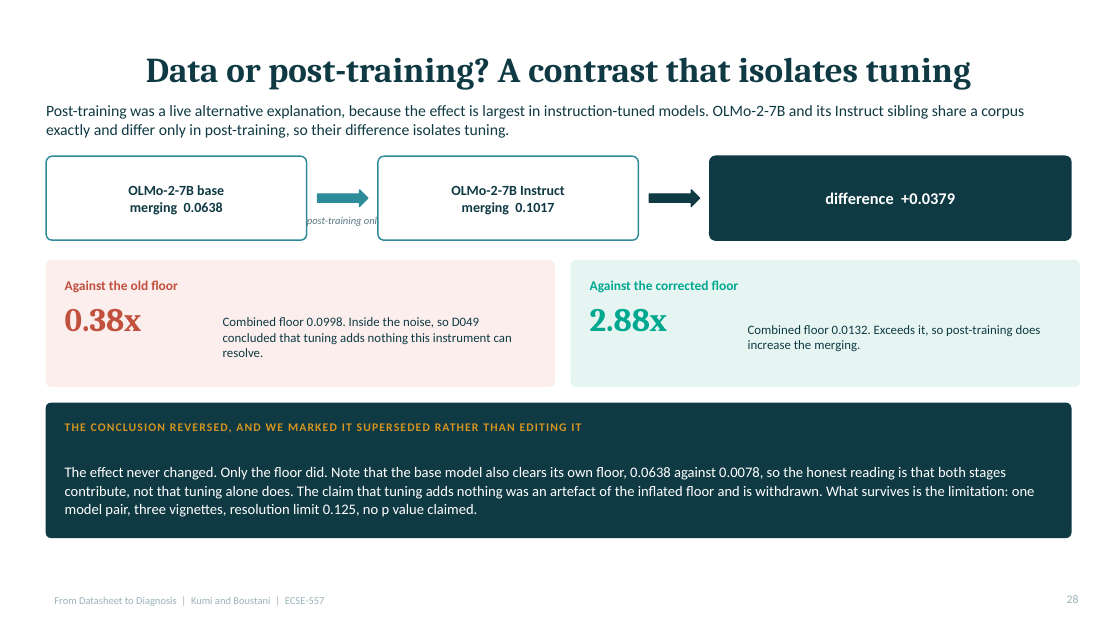
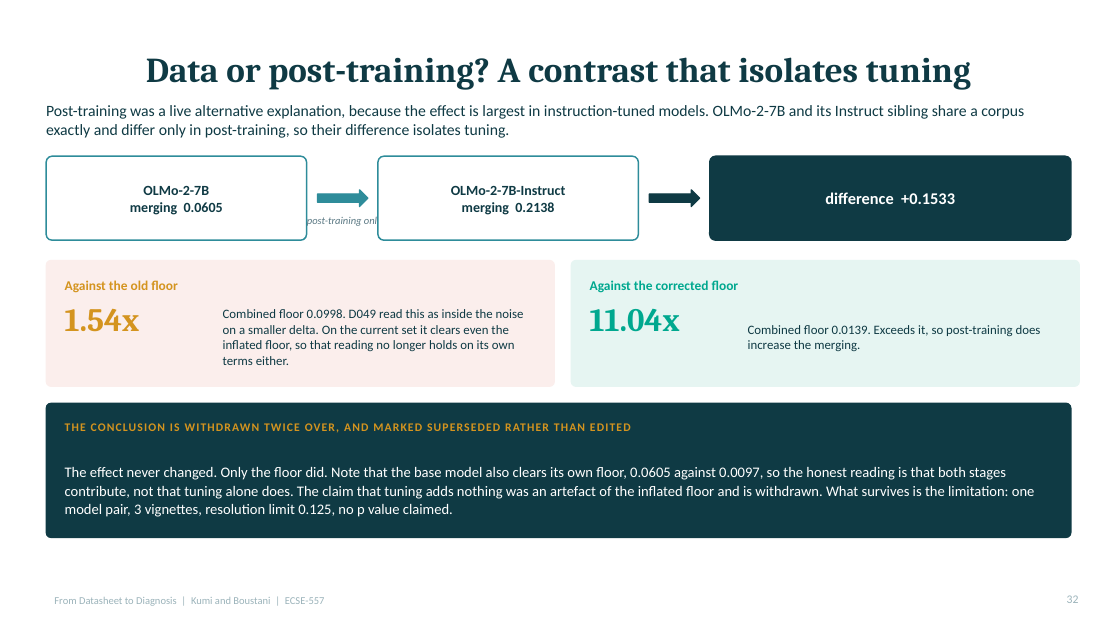
Before and after one commit to Evans-Junior/datasheet-to-diagnosis-audit, a slide deck: slide 32 of Datasheet_to_Diagnosis_Presentation.pptx (slide 28 before the commit). Drawn at 1120x630 pixels with LibreOffice and Linux fonts; fonts in the diff are those of the drawing. Boxes give left, top, right and bottom in pixels: in the first picture for what was removed or moved away, otherwise in the second. Text is boxed around its words. In the diff, an @@ line names an element or a change of style, - is before the commit and + after.

```diff
--- a/Datasheet_to_Diagnosis_Presentation.pptx
+++ b/Datasheet_to_Diagnosis_Presentation.pptx
@@ text at [130,186,223,215]: text changed @@
-OLMo-2-7B base
-merging 0.0638
+OLMo-2-7B
+merging 0.0605
@@ text at [451,186,566,215]: text changed @@
-OLMo-2-7B Instruct
-merging 0.1017
+OLMo-2-7B-Instruct
+merging 0.2138
@@ text at [825,192,955,204]: text changed @@
-difference +0.0379
+difference +0.1533
@@ text "Against the old floor" at [65,280,178,293]: text colour #C2503F to #D4941F @@
@@ text at [65,309,140,332]: text changed; text colour #C2503F to #D4941F @@
-0.38x
+1.54x
@@ text at [223,309,524,365]: text changed @@
-Combined floor 0.0998. Inside the noise, so D049 concluded that tuning adds nothing this instrument can resolve.
+Combined floor 0.0998. D049 read this as inside the noise on a smaller delta. On the current set it clears even the inflated floor, so that reading no longer holds on its own terms either.
@@ text at [590,309,680,332]: text changed @@
-2.88x
+11.04x
@@ text at [748,325,1041,351]: text changed @@
-Combined floor 0.0132. Exceeds it, so post-training does increase the merging.
+Combined floor 0.0139. Exceeds it, so post-training does increase the merging.
@@ text at [65,423,631,433]: text changed @@
-THE CONCLUSION REVERSED, AND WE MARKED IT SUPERSEDED RATHER THAN EDITING IT
+THE CONCLUSION IS WITHDRAWN TWICE OVER, AND MARKED SUPERSEDED RATHER THAN EDITED
@@ text at [65,467,1035,517]: text changed @@
-The effect never changed. Only the floor did. Note that the base model also clears its own floor, 0.0638 against 0.0078, so the honest reading is that both stages contribute, not that tuning alone does. The claim that tuning adds nothing was an artefact of the inflated floor and is withdrawn. What survives is the limitation: one model pair, three vignettes, resolution limit 0.125, no p value claimed.
+The effect never changed. Only the floor did. Note that the base model also clears its own floor, 0.0605 against 0.0097, so the honest reading is that both stages contribute, not that tuning alone does. The claim that tuning adds nothing was an artefact of the inflated floor and is withdrawn. What survives is the limitation: one model pair, 3 vignettes, resolution limit 0.125, no p value claimed.
```
Also in this commit, not shown: 18 other slides changed, 8 slides added, 1 slide removed, 29 other files.
